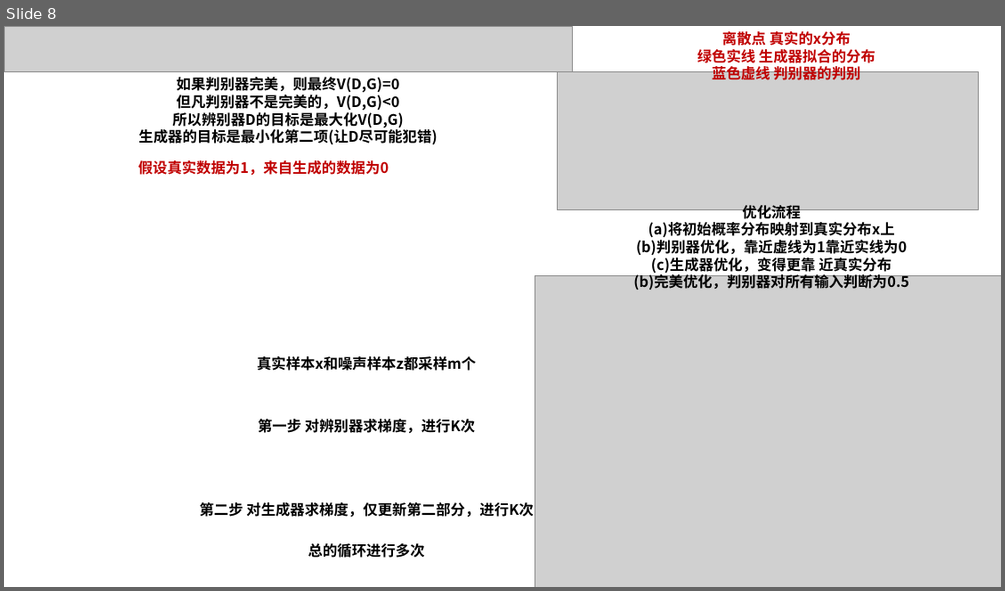
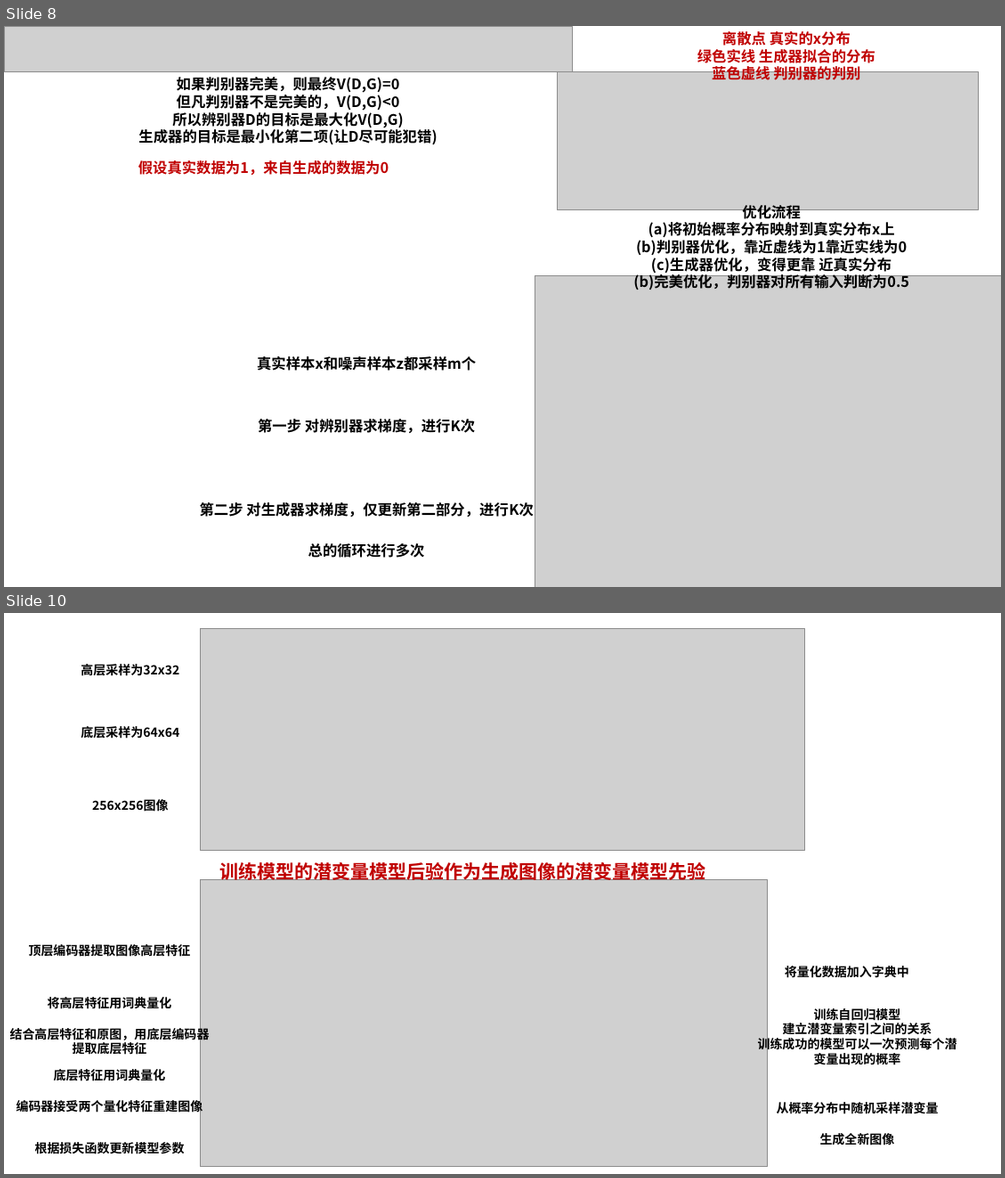
Before and after one commit to Elephant-King9/Paper, a slide deck: Base_Model/GAN+VAE+Diffusion/论文作图.pptx. Shown one above the other, each under a label of ours: slide 8 before the commit, slides 8 and 10 after it; the slides between them are not shown. The pictures are 1005x591 and 1005x1178 pixels, drawn with LibreOffice and Linux fonts; fonts in the diff are those of the drawing; grey boxes stand for pictures. Boxes give left, top, right and bottom in pixels: in the first picture for what was removed or moved away, otherwise in the second. Text is boxed around its words. In the diff, an @@ line names an element or a change of style, - is before the commit and + after.

```diff
--- a/Base_Model/GAN+VAE+Diffusion/论文作图.pptx
+++ b/Base_Model/GAN+VAE+Diffusion/论文作图.pptx
@@ slide 10 added at [4, 613, 1001, 1174], background #FFFFFF @@
@@ picture added at [200, 629, 804, 850] @@
@@ text added at [81, 664, 179, 676], 12 pt, text #000000, bold @@
+高层采样为32x32
@@ text added at [81, 726, 179, 738], 12 pt, text #000000, bold @@
+底层采样为64x64
@@ text added at [92, 799, 168, 811], 12 pt, text #000000, bold @@
+256x256图像
@@ text added at [219, 860, 705, 880], 18 pt, text #C00000, bold @@
+训练模型的潜变量模型后验作为生成图像的潜变量模型先验
@@ picture added at [200, 880, 767, 1167] @@
@@ text added at [29, 943, 191, 959], 12 pt, text #000000, bold @@
+顶层编码器提取图像高层特征
@@ text added at [785, 965, 909, 978], 12 pt, text #000000, bold @@
+将量化数据加入字典中
@@ text added at [48, 997, 172, 1008], 12 pt, text #000000, bold @@
+将高层特征用词典量化
@@ text added at [758, 1006, 957, 1067], 12 pt, text #000000, bold @@
+训练自回归模型
+建立潜变量索引之间的关系
+训练成功的模型可以一次预测每个潜变量出现的概率
@@ text added at [10, 1026, 210, 1054], 12 pt, text #000000, bold @@
+结合高层特征和原图，用底层编码器提取底层特征
@@ text added at [54, 1069, 166, 1080], 12 pt, text #000000, bold @@
+底层特征用词典量化
@@ text added at [16, 1099, 203, 1115], 12 pt, text #000000, bold @@
+编码器接受两个量化特征重建图像
@@ text added at [777, 1102, 938, 1114], 12 pt, text #000000, bold @@
+从概率分布中随机采样潜变量
@@ text added at [35, 1140, 185, 1156], 12 pt, text #000000, bold @@
+根据损失函数更新模型参数
@@ text added at [820, 1133, 895, 1144], 12 pt, text #000000, bold @@
+生成全新图像
```
Also in this commit, not shown: 1 slide changed, 1 other slide added, 4 other files.
